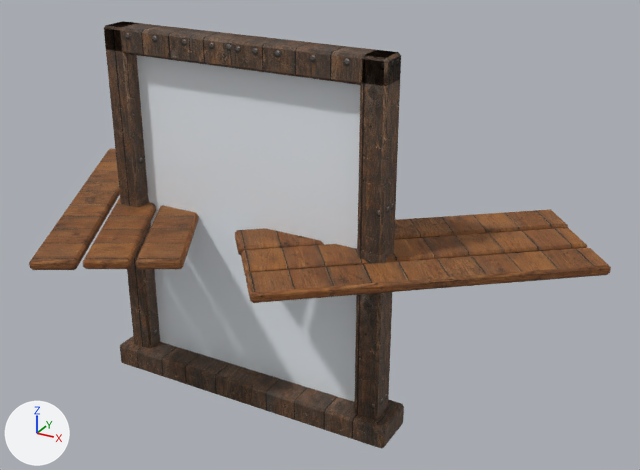
The glTF model content/models/structures/shuttered-window-v01.glb as it was, and as the next commit left it.
Both versions are drawn from a camera (50 mm lens) standing at (1.69, -2.71, 2.13) and looking at (0.16, 0.08, 0.73). Every picture has the same lights, and +X, +Y and +Z are marked at lower left. The first picture is the older version.

Objects in the first picture: 'shuttered-window'.
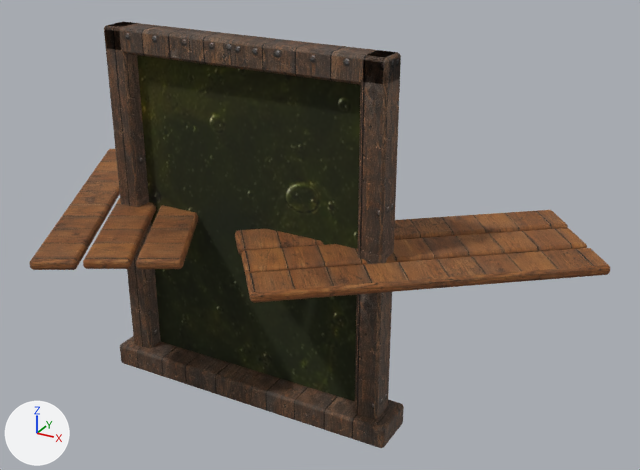
What the commit changed:
Picture 'dark-green-glass-photo-v01' (img_dark_green_glass_photo_v01) is new.
In material 'glass' (mat_glass), base_color is no longer (0.85, 0.9, 0.95), white #edf3f9.
In material 'glass' (mat_glass), texture is now set to img_dark_green_glass_photo_v01.
In material 'glass' (mat_glass), roughness goes from 0.1 to 0.92.

Location of each change, (x1, y1, x2, y2) in pixels of the pictures (640 x 470 px):
'shuttered-window', surface changed (grey to black): (30, 22, 610, 448) in both
